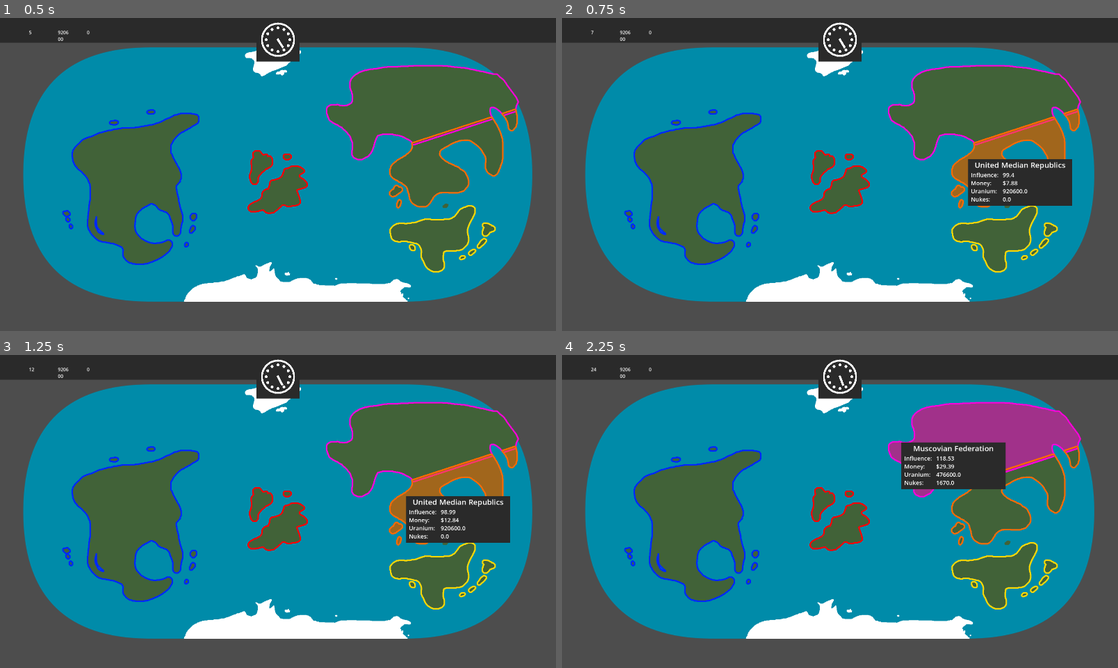
Above: before the commit, frames 1-4 (two rows, left to right).
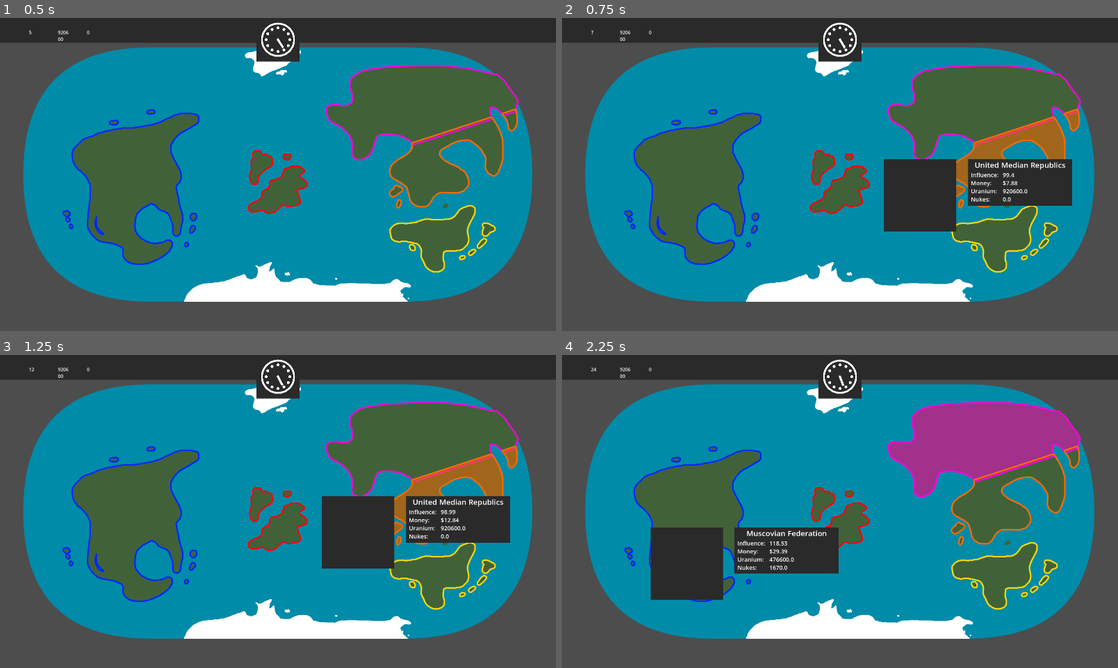
Above: after the commit, the same moments.

Repository: Stev51/gmtk-jam-2026
Game: Godot game, scene res://scenes/main.tscn
Two runs of this game, one before a commit and one after it. Both use one fixed random seed, a clock stepped at 60 frames per second and the inputs below.
Inputs (mouse positions are in pixels of both pictures, inside the frame that each line leads up to):
- Up to frame 1 (0.5 s): no input
- Up to frame 2 (0.75 s): move the mouse to (962, 158) at 0.52 s; press the mouse at (962, 158) at 0.53 s
- Up to frame 3 (1.25 s): no input
- Up to frame 4 (2.25 s): move the mouse to (728, 527) at 1.27 s; release the mouse at (728, 527) at 1.28 s; tap 1 (x1_speed) at 1.35 s; click (728, 527) at 1.55 s; tap Enter at 2 s; move the mouse to (895, 442) at 2.02 s; hold 2 (x2_speed) from 2.03 s (still down)

Frame 1 is identical in both runs. In frame 2, 3.0% of the frame differs, in the area x 57-71%, y 45-69%; in frame 3, 3.0%; in frame 4, 8.7%, in the area x 15-80%, y 27-79%.

Commit message:
Beginnings of country clicking

Diff:
--- a/project.godot
+++ b/project.godot
@@ -43,6 +43,11 @@
 "events": [Object(InputEventKey,"resource_local_to_scene":false,"resource_name":"","device":-1,"window_id":0,"alt_press …(191 unchanged characters)…
 ]
 }
+left_click={
+"deadzone": 0.2,
+"events": [Object(InputEventMouseButton,"resource_local_to_scene":false,"resource_name":"","device":-1,"window_id":0,"alt_pressed":false,"shift_pressed":false,"ctrl_pressed":false,"meta_pressed":false,"button_mask":0,"position":Vector2(0, 0),"global_position":Vector2(0, 0),"factor":1.0,"button_index":1,"canceled":false,"pressed":false,"double_click":false,"script":null)
+]
+}
 
 [physics]
 
--- a/scenes/country_click_box.tscn
+++ b/scenes/country_click_box.tscn
@@ -9,6 +9,7 @@
 anchor_bottom = 1.0
 grow_horizontal = 2
 grow_vertical = 2
+mouse_filter = 2
 script = ExtResource("1_i8p2m")
 
 [node name="Background" type="ColorRect" parent="." unique_id=282305458]
@@ -16,4 +17,5 @@
 offset_left = -270.0
 offset_right = -20.0
 offset_bottom = 250.0
+mouse_filter = 2
 color = Color(0.16470589, 0.16470589, 0.16470589, 1)
--- a/scenes/gui.tscn
+++ b/scenes/gui.tscn
@@ -4,6 +4,7 @@
 [ext_resource type="PackedScene" uid="uid://72546vffaj3k" path="res://scenes/resource_display.tscn" id="1_mfius"]
 [ext_resource type="Script" uid="uid://d0snhcruvkcpx" path="res://scripts/resource_display.gd" id="1_ynd5l"]
 [ext_resource type="PackedScene" uid="uid://cfc8td78n7mfk" path="res://scenes/country_hover_box.tscn" id="2_mfius"]
+[ext_resource type="PackedScene" uid="uid://bar7va3a6cbpv" path="res://scenes/country_click_box.tscn" id="5_jqlde"]
 
 [node name="GUI" type="Control" unique_id=363270447]
 layout_mode = 3
@@ -76,3 +77,7 @@
 [node name="CountryHoverBox" parent="." unique_id=1145551380 instance=ExtResource("2_mfius")]
 visible = false
 layout_mode = 1
+
+[node name="CountryClickBox" parent="." unique_id=1626015699 instance=ExtResource("5_jqlde")]
+visible = false
+layout_mode = 1
--- a/scripts/country_click_box.gd
+++ b/scripts/country_click_box.gd
@@ -1 +1,19 @@
 extends Control
+
+func _ready() -> void:
+
+	hide()
+
+	Globals.country_click.connect(click)
+	Globals.country_unclick.connect(unclick)
+
+func _input(event) -> void:
+	if event is InputEventMouseMotion and not Globals.clicked:
+		position = event.position
+
+func click(country: Country, pos: Vector2) -> void:
+	position = pos
+	show()
+
+func unclick() -> void:
+	hide()
--- a/scripts/country_hover_box.gd
+++ b/scripts/country_hover_box.gd
@@ -11,16 +11,17 @@
 
 	Globals.country_hover.connect(hover)
 	Globals.country_unhover.connect(unhover)
+	Globals.country_click.connect(click)
 
 	name_node.text = ""
 	stats_node.text = "N/A\nN/A\nN/A\nN/A"
 
-func _process(delta: float) -> void:
+func _process(_delta: float) -> void:
 	if visible:
 		set_stat_text()
 
 func _input(event) -> void:
-	if event is InputEventMouseMotion:
+	if event is InputEventMouseMotion and not Globals.clicked:
 		position = event.position
 
 func set_name_text() -> void:
@@ -34,6 +35,9 @@
 	text += str(snapped(current_country.nukes, 0.01))
 	stats_node.text = text
 
+func click(country: Country, pos: Vector2) -> void:
+	position = pos
+
 func hover(country: Country) -> void:
 	current_country = country
 	set_name_text()
--- a/scripts/globals.gd
+++ b/scripts/globals.gd
@@ -5,7 +5,11 @@
 signal country_hover(country: Country)
 signal country_unhover
 
+signal country_click(country: Country, pos: Vector2)
+signal country_unclick
+
 var hovered_countries = 0
+var clicked = false
 
 var game_speed = GameSpeed.NORMAL
 var map_hoverable = true
@@ -18,3 +22,11 @@
 	hovered_countries -= 1
 	if hovered_countries <= 0:
 		country_unhover.emit()
+
+func map_click(country: Country, pos: Vector2) -> void:
+	clicked = true
+	country_click.emit(country, pos)
+
+func map_unclick() -> void:
+	clicked = false
+	country_unclick.emit()
--- a/scripts/main.gd
+++ b/scripts/main.gd
@@ -1,7 +1,13 @@
 extends Node2D
 
 func _input(event):
-	if event.is_action_pressed("pause"):
+
+	if event.is_action_pressed("left_click"):
+
+		if Globals.clicked:
+			Globals.map_unclick()
+
+	elif event.is_action_pressed("pause"):
 
 		if Globals.game_speed == Globals.GameSpeed.PAUSED:
 			Globals.game_speed = Globals.GameSpeed.NORMAL
@@ -9,6 +15,9 @@
 			Globals.game_speed = Globals.GameSpeed.PAUSED
 
 	elif event.is_action_pressed("x1_speed"):
+
 		Globals.game_speed = Globals.GameSpeed.NORMAL
+
 	elif event.is_action_pressed("x2_speed"):
+
 		Globals.game_speed = Globals.GameSpeed.FAST
--- a/scripts/map_hover_zone.gd
+++ b/scripts/map_hover_zone.gd
@@ -32,6 +32,7 @@
 	if event is InputEventMouseButton and event.pressed and event.button_index == MOUSE_BUTTON_LEFT:
 		if Globals.map_hoverable:
 			get_viewport().set_input_as_handled()
+			Globals.map_click(country, event.position)
 			click_sound_node.play()
 
 func _on_mouse_entered() -> void:
